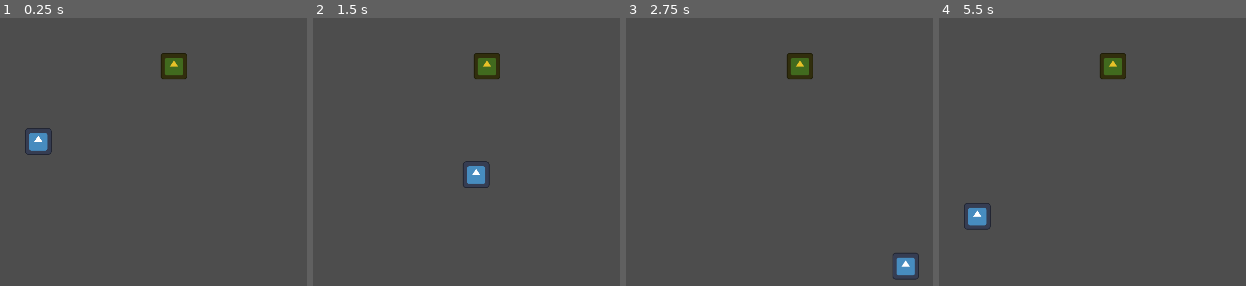
Above: before the commit, frames 1-4 (left to right).
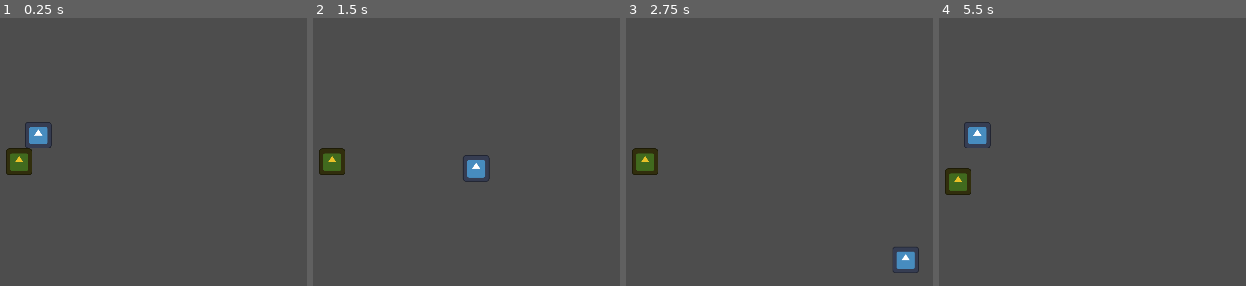
Above: after the commit, the same moments.

Repository: specialOne16/Comfy-Jam-Autumn-2025
Game: Godot game, scene res://main.tscn
Two runs of this game, one before a commit and one after it. Both use one fixed random seed, a clock stepped at 60 frames per second and the inputs below. The engine's default icon, where the game draws it, is replaced by a stand-in: a white triangle on a blue panel in a dark square.
Inputs:
- Up to frame 1 (0.25 s): no input
- Up to frame 2 (1.5 s): tap Enter at 0.5 s; hold Right (right) 0.53-1.28 s; hold Down (down) from 1.28 s (still down)
- Up to frame 3 (2.75 s): release Down (down) at 2.03 s; hold Right (right) from 2.03 s (still down)
- Up to frame 4 (5.5 s): release Right (right) at 2.78 s; hold Up (up) 2.78-3.53 s; hold Left (left) 3.53-5.03 s; hold Down (down) from 5.03 s (still down)

The runs differ from the first frame. In frame 1, 2.1% of the frame differs, in the area x 1-61%, y 13-59%; in frame 2, 2.1%; in frame 3, 2.1%; in frame 4, 2.7%, in the area x 1-61%, y 13-80%.

Commit message:
WIP add map

Diff:
--- a/haybale/haybale.gd
+++ b/haybale/haybale.gd
@@ -1,10 +1,12 @@
 extends AnimatableBody2D
 class_name Haybale
 
+signal pushed(haybale: Haybale, direction: Vector2i)
+
 const DISTANCE : float = 64
 const DURATION = 0.4
-const DIRECTION = [Vector2.RIGHT, Vector2.DOWN, Vector2.LEFT, Vector2.UP]
-const PUSH_COUNTDOWN : float = 0.3
+const DIRECTION = [Vector2i.RIGHT, Vector2i.DOWN, Vector2i.LEFT, Vector2i.UP]
+const PUSH_COUNTDOWN : float = 0.1
 
 var current_push_countdown := PUSH_COUNTDOWN
 var last_push_countdown := PUSH_COUNTDOWN
--- a/main.tscn
+++ b/main.tscn
@@ -1,12 +1,12 @@
 [gd_scene load_steps=3 format=3 uid="uid://r0ikfs1lkvsk"]
 
 [ext_resource type="PackedScene" uid="uid://bb0isrnipd1xm" path="res://player/player.tscn" id="1_0xm2m"]
-[ext_resource type="PackedScene" uid="uid://vlaaxixjfahb" path="res://haybale/haybale.tscn" id="2_h2yge"]
+[ext_resource type="PackedScene" uid="uid://dmo7rjljomnwg" path="res://map/map.tscn" id="2_0xm2m"]
 
 [node name="Main" type="Node2D"]
 
-[node name="Player" parent="." instance=ExtResource("1_0xm2m")]
-position = Vector2(974, 523)
+[node name="Map" parent="." instance=ExtResource("2_0xm2m")]
+position = Vector2(800, 380)
 
-[node name="Haybale" parent="." instance=ExtResource("2_h2yge")]
-position = Vector2(1300, 342)
+[node name="Player" parent="Map" instance=ExtResource("1_0xm2m")]
+position = Vector2(174, 143)
--- /dev/null
+++ b/map/map.gd
@@ -0,0 +1,18 @@
+extends Node2D
+class_name Map
+
+const HAYBALE = preload("res://haybale/haybale.tscn")
+
+var grid: Array[Array]
+
+func _init() -> void:
+	grid.resize(5)
+	for row in grid:
+		row.resize(5)
+
+func _ready() -> void:
+	var position = Vector2i(randi_range(0, 4), randi_range(0, 4))
+	var haybale = HAYBALE.instantiate()
+	haybale.position = position * 64.0
+	grid[position.x][position.y] = haybale
+	add_child(haybale)
--- /dev/null
+++ b/map/map.tscn
@@ -0,0 +1,6 @@
+[gd_scene load_steps=2 format=3 uid="uid://dmo7rjljomnwg"]
+
+[ext_resource type="Script" uid="uid://bdhnxq66n4uid" path="res://map/map.gd" id="1_hgrid"]
+
+[node name="Map" type="Node2D"]
+script = ExtResource("1_hgrid")
Not shown, added: map/map.gd.uid
